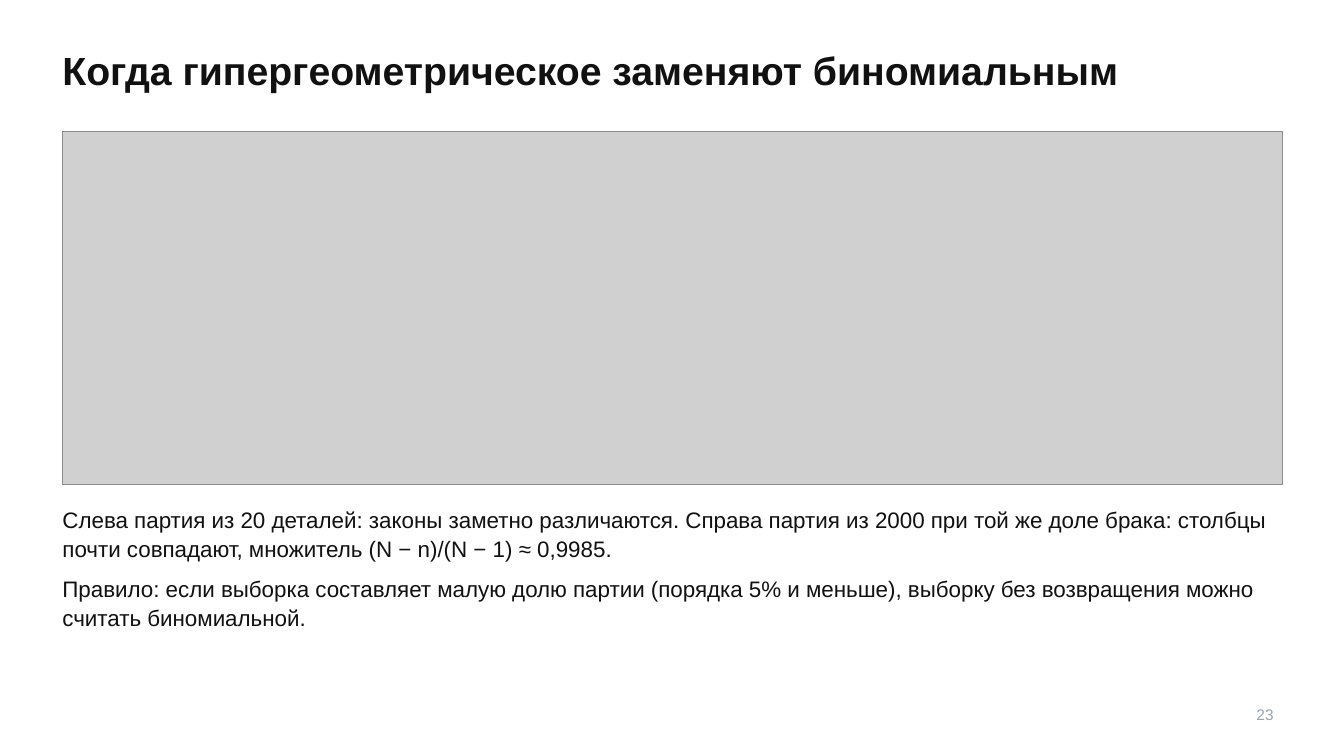
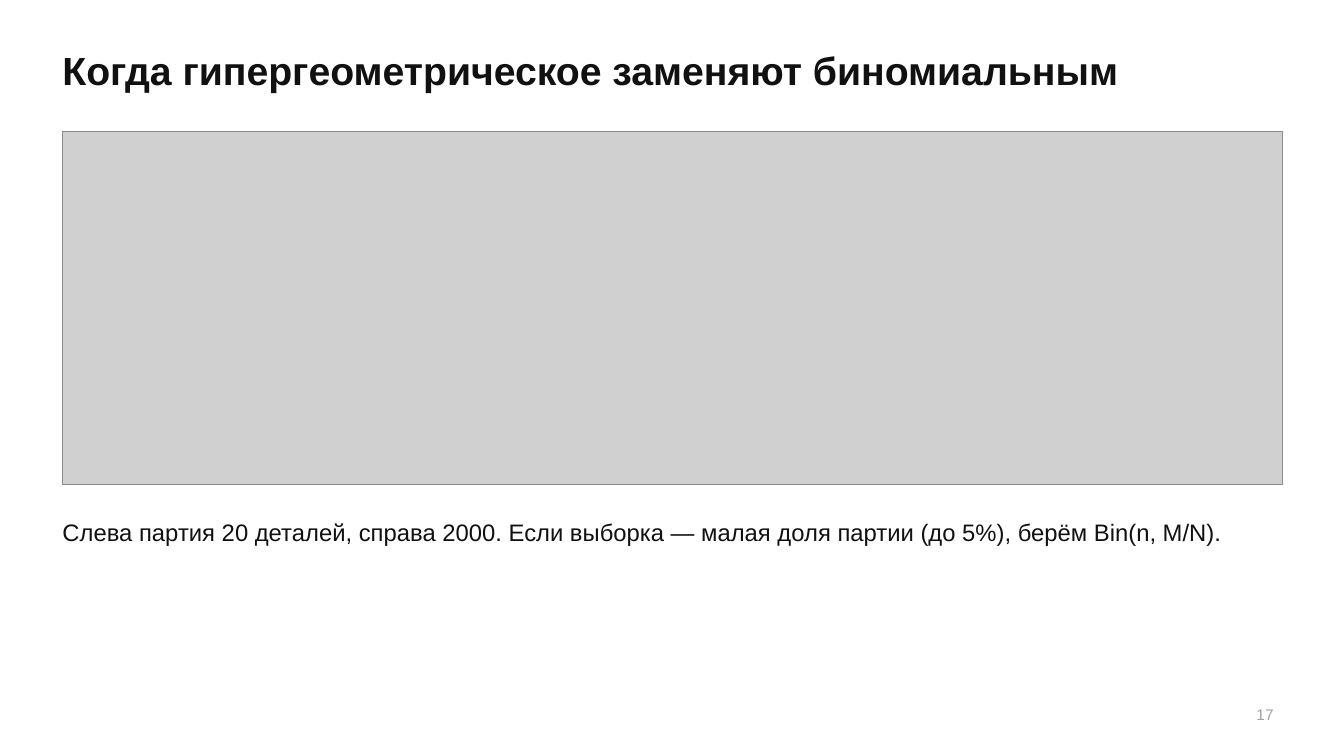
Before and after one commit to TheTonyPub/probability-theory-2026, a slide deck: slide 17 of lectures/06_distributions-17-25-2.pptx (slide 23 before the commit). Drawn at 1344x756 pixels with LibreOffice and Linux fonts; fonts in the diff are those of the drawing; grey boxes stand for pictures. Boxes give left, top, right and bottom in pixels: in the first picture for what was removed or moved away, otherwise in the second. Text is boxed around its words. In the diff, an @@ line names an element or a change of style, - is before the commit and + after.

```diff
--- a/lectures/06_distributions-17-25-2.pptx
+++ b/lectures/06_distributions-17-25-2.pptx
@@ text at <box>62,523,1221,546</box>: text changed; size 16 to 17 pt @@
-Слева партия из 20 деталей: законы заметно различаются. Справа партия из 2000 при той же доле брака: столбцы почти совпадают, множитель (N − n)/(N − 1) ≈ 0,9985.
-Правило: если выборка составляет малую долю партии (порядка 5% и меньше), выборку без возвращения можно считать биномиальной.
+Слева партия 20 деталей, справа 2000. Если выборка — малая доля партии (до 5%), берём Bin(n, M/N).
@@ text at <box>1256,709,1273,720</box>: text changed @@
-23
+17
```
Also in this commit, not shown: 31 other slides changed, 14 slides added, 24 slides removed.
